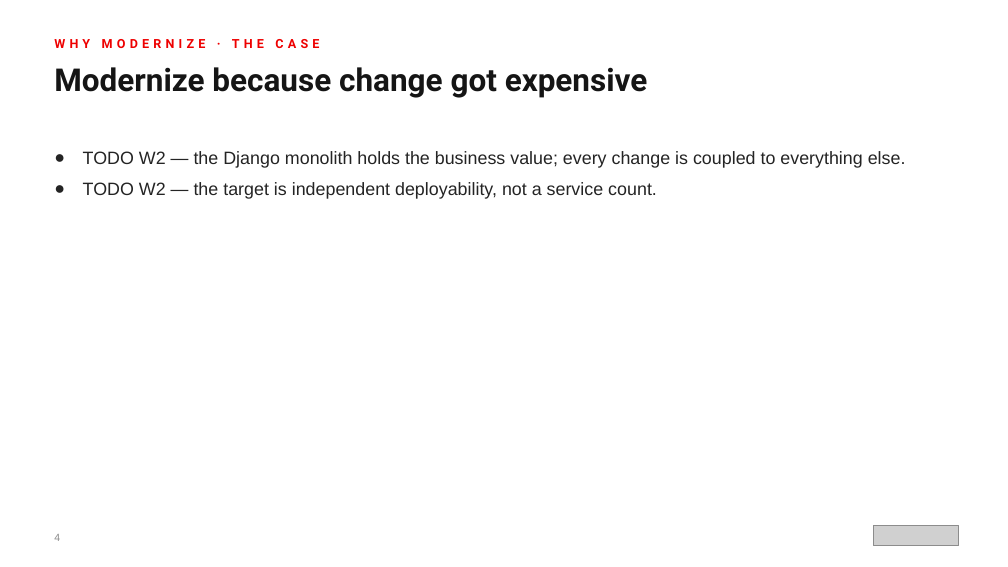
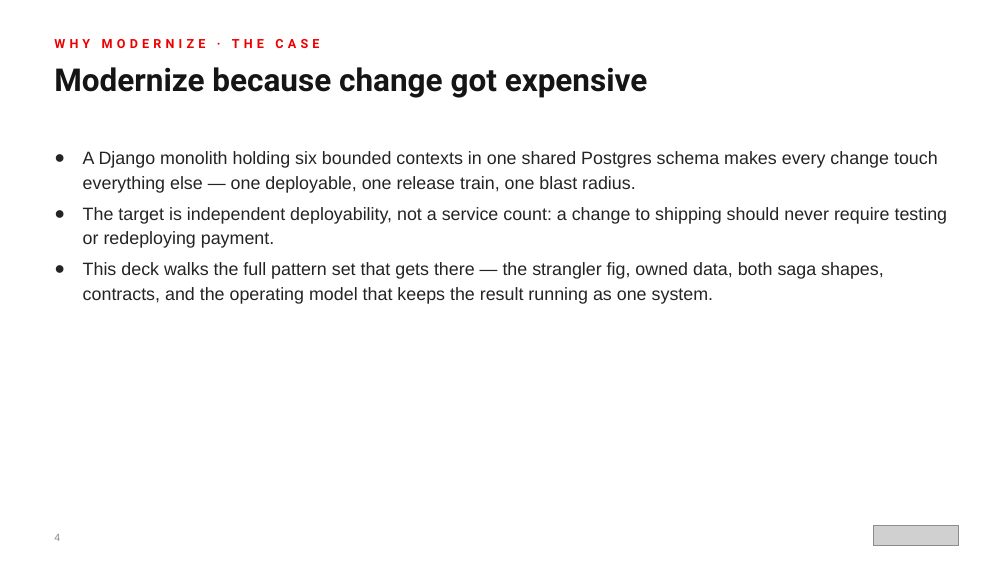
Before and after one commit to patterncatalyst/modernizing-enterprise-applications-python, a slide deck: slide 4 of presentation/modernizing-201/Modernizing-201-r1.0.pptx. Drawn at 1008x567 pixels with LibreOffice and Linux fonts; fonts in the diff are those of the drawing; grey boxes stand for pictures. Boxes give left, top, right and bottom in pixels: in the first picture for what was removed or moved away, otherwise in the second. Text is boxed around its words. In the diff, an @@ line names an element or a change of style, - is before the commit and + after.

Commit message:
feat(decks): build 201 deck — the patterns (50 main + 32 appendix, real examples/ code)

```diff
--- a/presentation/modernizing-201/Modernizing-201-r1.0.pptx
+++ b/presentation/modernizing-201/Modernizing-201-r1.0.pptx
@@ text at <box>83,151,948,304</box>: text changed @@
-● TODO W2 — the Django monolith holds the business value; every change is coupled to everything else.
-● TODO W2 — the target is independent deployability, not a service count.
+● A Django monolith holding six bounded contexts in one shared Postgres schema makes every change touch everything else — one deployable, one release train, one blast radius.
+● The target is independent deployability, not a service count: a change to shipping should never require testing or redeploying payment.
+● This deck walks the full pattern set that gets there — the strangler fig, owned data, both saga shapes, contracts, and the operating model that keeps the result running as one system.
```
Also in this commit, not shown: 67 other slides changed, 1 other file.
